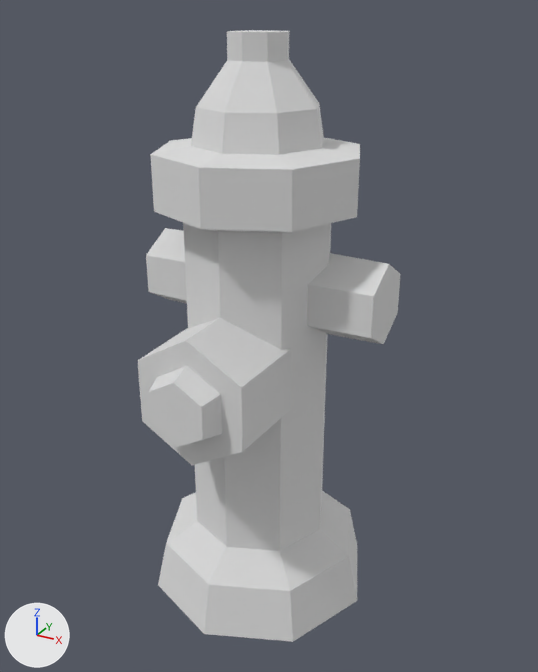
What one commit did to the glTF model public/models/fire-hydrant.glb.
One viewpoint serves both versions: a camera (50 mm lens) standing at (0.461, -0.788, 0.802) and looking at (0.017, 0.018, 0.399). Arrows for +X, +Y and +Z are at lower left; the lights stay in place. Where no turn or scale is listed for an object, it has been applied to the vertices.

Objects in the first picture: 'fire-hydrant'.
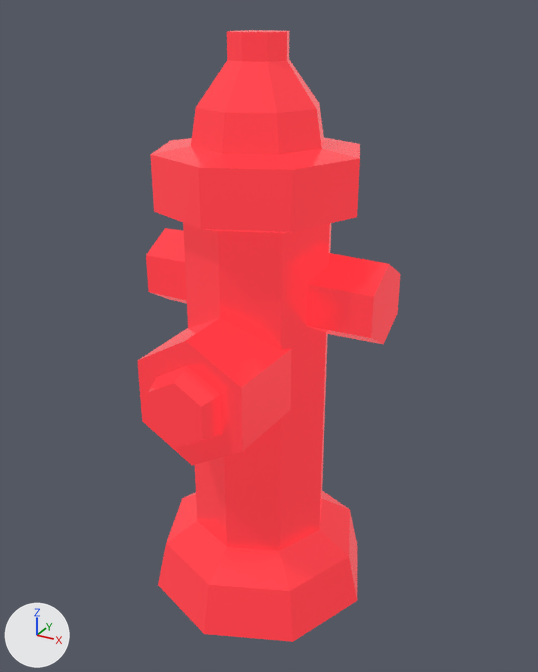
Boxes (x1, y1, x2, y2) around the edits, measured in the pictures (538 x 672 px):
'fire-hydrant', recoloured (grey to red)
    both: (138, 30, 401, 642)

Diff of the bpy script that builds the scene:
```diff
--- a/public/models/fire-hydrant.glb.py
+++ b/public/models/fire-hydrant.glb.py
@@ img_base @@
+img_base = load_image('base', '_unpacked/base', 1024, 1024, 'sRGB')
@@ mat_lowpoly_colors_001 @@
+mat_lowpoly_colors_001 = bpy.data.materials.new('LOWPOLY-COLORS.001')
+# uses the picture img_base
@@ me_fire_hydrant @@
 me_fire_hydrant.from_pydata(...)  # 124 vertices, 232 faces; spans x -0.163..0.171, y -0.176..0.187, z 0.0..0.778
-me_fire_hydrant.materials.append(mat_lowpoly_colors)  # white #e7e7e7
+me_fire_hydrant.materials.append(mat_lowpoly_colors_001)
```
